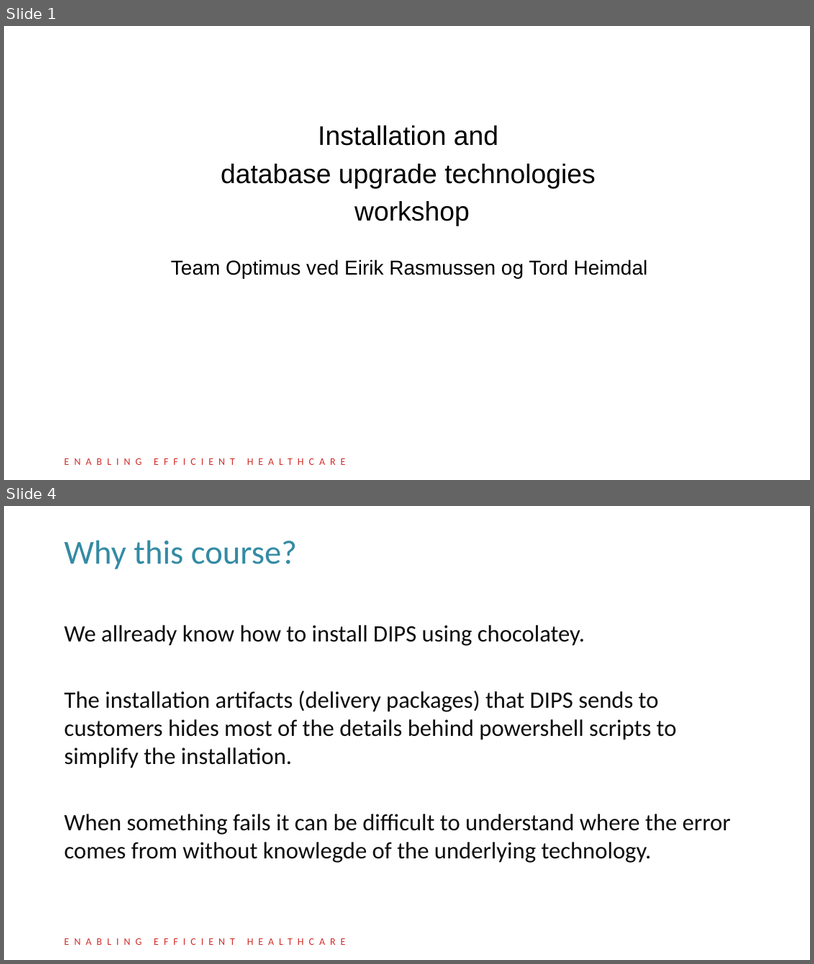
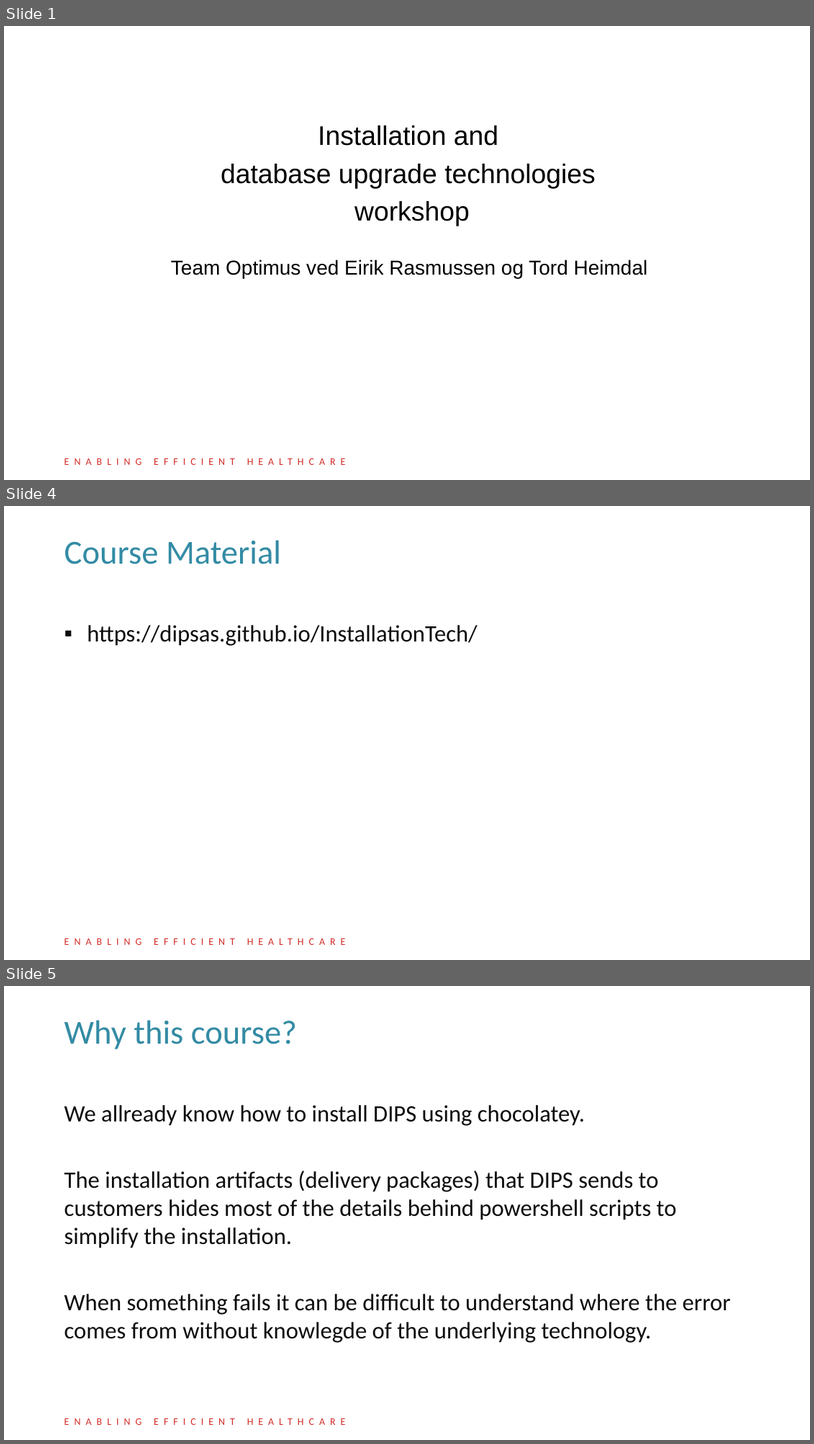
Before and after one commit to DIPSAS/InstallationTech, a slide deck: presentation/InstallationCourse.pptx. Shown one above the other, each under a label of ours: slides 1 and 4 before the commit, slides 1, 4 and 5 after it; the slides between them are not shown. The pictures are 814x964 and 814x1444 pixels, drawn with LibreOffice and Linux fonts; fonts in the diff are those of the drawing; background and template pictures are left out. Boxes give left, top, right and bottom in pixels: in the first picture for what was removed or moved away, otherwise in the second. Text is boxed around its words. In the diff, an @@ line names an element or a change of style, - is before the commit and + after.

```diff
--- a/presentation/InstallationCourse.pptx
+++ b/presentation/InstallationCourse.pptx
@@ slide 4 added at (x1=4, y1=506, x2=810, y2=960), background #FFFFFF; not listed: 1 template element that a slide beside it also shows @@
@@ title added at (x1=64, y1=540, x2=281, y2=564), 40 pt, text #338BA4 @@
+Course Material
@@ text added at (x1=87, y1=625, x2=478, y2=646), 28 pt, text #0D0D0D @@
+▪ https://dipsas.github.io/InstallationTech/
@@ what was slide 4 is now slide 5 @@
```
Also in this commit, not shown: 7 slides changed.
